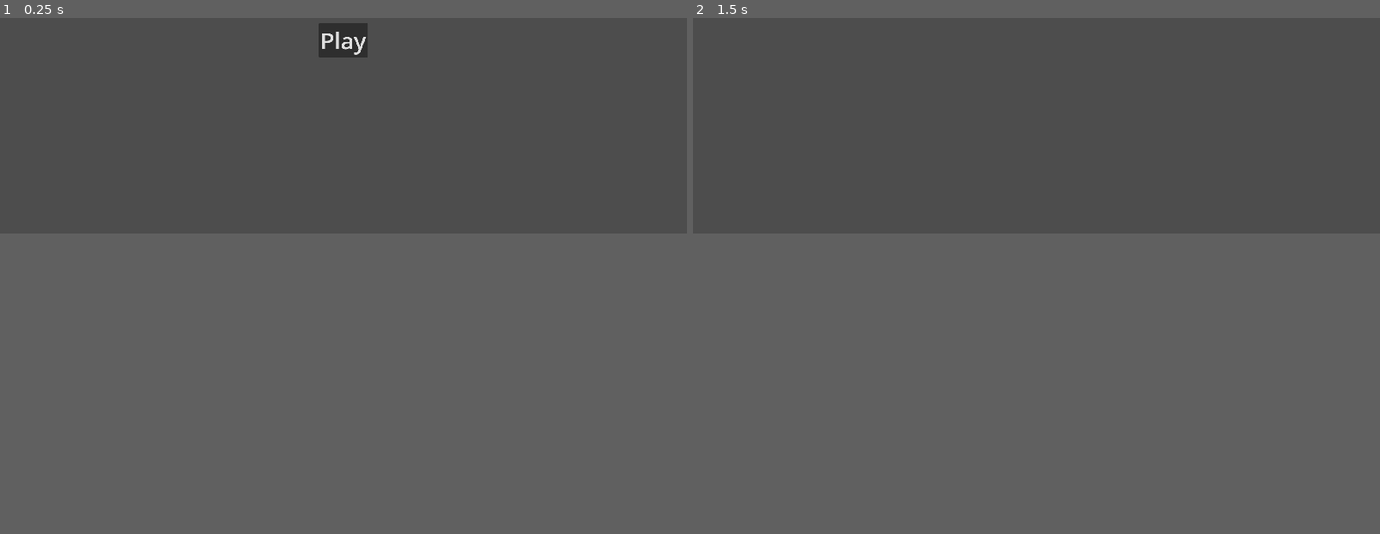
Above: before the commit, frames 1-2 (left to right).
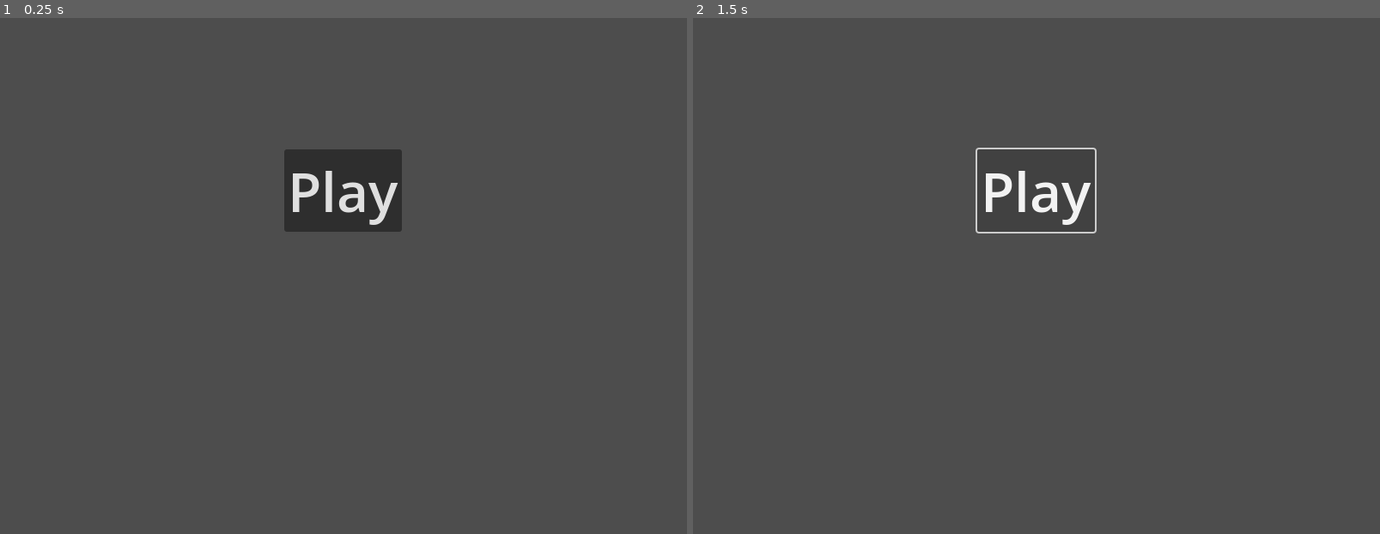
Above: after the commit, the same moments.

Repository: jible/capstone
Game: Godot game, scene res://scenes/main_menu.tscn
Same seed, same stepped clock (60 frames per second), same inputs: the game is played once before the commit and once after it.
Inputs (mouse positions are in pixels of both pictures, inside the frame that each line leads up to):
- Up to frame 1 (0.25 s): no input
- Up to frame 2 (1.5 s): click "Play" at 0.5 s; click (1036, 38) at 1.25 s, where only the run after the commit has a clickable "Play"
In our replay, the window is 800x450 before the commit and 800x800 after it. These sizes can differ from the game's own. Grey fills any space a smaller window leaves; there, only what the larger window draws over its background counts as a difference.

The runs differ from the first frame. In frame 1, 3.2% of the frame differs, in the area x 41-59%, y 0-42%; in frame 2, 0.7%.

Commit message:
Update my branch to match main

Diff:
--- a/project.godot
+++ b/project.godot
@@ -13,17 +13,72 @@
 config/name="Capstone"
 run/main_scene="res://scenes/main_menu.tscn"
 config/features=PackedStringArray("4.3", "Forward Plus")
+boot_splash/bg_color=Color(0.0706698, 0.0463216, 0.107546, 1)
+boot_splash/image="res://assets/sprites/sexyIndiDevLogo.png"
 config/icon="res://icon.svg"
 
 [autoload]
 
-Globals="*res://scripts/globals.gd"
+InputManager="*res://scripts/globals/input_manager.gd"
+Globals="*res://scripts/globals/globals.gd"
 
 [display]
 
-window/size/viewport_width=1920
-window/size/viewport_height=1080
+window/size/viewport_width=800
+window/size/viewport_height=800
+window/size/initial_position_type=0
 window/stretch/mode="viewport"
+
+[global_group]
+
+Player=""
+
+[input]
+
+up={
+"deadzone": 0.5,
+"events": [Object(InputEventKey,"resource_local_to_scene":false,"resource_name":"","device":-1,"window_id":0,"alt_pressed":false,"shift_pressed":false,"ctrl_pressed":false,"meta_pressed":false,"pressed":false,"keycode":0,"physical_keycode":87,"key_label":0,"unicode":119,"location":0,"echo":false,"script":null)
+, Object(InputEventKey,"resource_local_to_scene":false,"resource_name":"","device":-1,"window_id":0,"alt_pressed":false,"shift_pressed":false,"ctrl_pressed":false,"meta_pressed":false,"pressed":false,"keycode":0,"physical_keycode":4194320,"key_label":0,"unicode":0,"location":0,"echo":false,"script":null)
+]
+}
+down={
+"deadzone": 0.5,
+"events": [Object(InputEventKey,"resource_local_to_scene":false,"resource_name":"","device":-1,"window_id":0,"alt_pressed":false,"shift_pressed":false,"ctrl_pressed":false,"meta_pressed":false,"pressed":false,"keycode":0,"physical_keycode":4194322,"key_label":0,"unicode":0,"location":0,"echo":false,"script":null)
+, Object(InputEventKey,"resource_local_to_scene":false,"resource_name":"","device":-1,"window_id":0,"alt_pressed":false,"shift_pressed":false,"ctrl_pressed":false,"meta_pressed":false,"pressed":false,"keycode":0,"physical_keycode":83,"key_label":0,"unicode":115,"location":0,"echo":false,"script":null)
+]
+}
+left={
+"deadzone": 0.5,
+"events": [Object(InputEventKey,"resource_local_to_scene":false,"resource_name":"","device":-1,"window_id":0,"alt_pressed":false,"shift_pressed":false,"ctrl_pressed":false,"meta_pressed":false,"pressed":false,"keycode":0,"physical_keycode":4194319,"key_label":0,"unicode":0,"location":0,"echo":false,"script":null)
+, Object(InputEventKey,"resource_local_to_scene":false,"resource_name":"","device":-1,"window_id":0,"alt_pressed":false,"shift_pressed":false,"ctrl_pressed":false,"meta_pressed":false,"pressed":false,"keycode":0,"physical_keycode":65,"key_label":0,"unicode":97,"location":0,"echo":false,"script":null)
+]
+}
+right={
+"deadzone": 0.5,
+"events": [Object(InputEventKey,"resource_local_to_scene":false,"resource_name":"","device":-1,"window_id":0,"alt_pressed":false,"shift_pressed":false,"ctrl_pressed":false,"meta_pressed":false,"pressed":false,"keycode":0,"physical_keycode":4194321,"key_label":0,"unicode":0,"location":0,"echo":false,"script":null)
+, Object(InputEventKey,"resource_local_to_scene":false,"resource_name":"","device":-1,"window_id":0,"alt_pressed":false,"shift_pressed":false,"ctrl_pressed":false,"meta_pressed":false,"pressed":false,"keycode":0,"physical_keycode":68,"key_label":0,"unicode":100,"location":0,"echo":false,"script":null)
+]
+}
+Globals="*res://scripts/globals.gd"
+esc={
+"deadzone": 0.5,
+"events": [Object(InputEventKey,"resource_local_to_scene":false,"resource_name":"","device":-1,"window_id":0,"alt_pressed":false,"shift_pressed":false,"ctrl_pressed":false,"meta_pressed":false,"pressed":false,"keycode":0,"physical_keycode":4194305,"key_label":0,"unicode":0,"location":0,"echo":false,"script":null)
+]
+}
+run={
+"deadzone": 0.5,
+"events": [Object(InputEventKey,"resource_local_to_scene":false,"resource_name":"","device":-1,"window_id":0,"alt_pressed":false,"shift_pressed":false,"ctrl_pressed":false,"meta_pressed":false,"pressed":false,"keycode":0,"physical_keycode":32,"key_label":0,"unicode":32,"location":0,"echo":false,"script":null)
+]
+}
+
+[layer_names]
+
+2d_physics/layer_1="player_collision"
+2d_physics/layer_2="enemy_collision"
+2d_physics/layer_3="player_hurtbox"
+2d_physics/layer_4="enemy_hurtbox"
+2d_physics/layer_5="interactable"
+2d_physics/layer_6="triggers"
 
 [rendering]
 
--- a/scenes/main_menu.tscn
+++ b/scenes/main_menu.tscn
@@ -1,6 +1,6 @@
 [gd_scene load_steps=3 format=3 uid="uid://b7p3e5u8l5r52"]
 
-[ext_resource type="Script" path="res://scripts/main_menu.gd" id="1_q2ruy"]
+[ext_resource type="Script" path="res://scripts/for_scenes/main_menu.gd" id="1_q2ruy"]
 [ext_resource type="PackedScene" uid="uid://cxhhke25i6fup" path="res://scenes/limbo.tscn" id="2_bpofg"]
 
 [node name="MainMenu" type="Control"]
